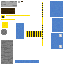
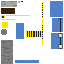
Two versions of the same layered image (64 × 64). Layer-by-layer changes:
added layer "Calque" above "Arrière-plan" over [55, 18, 63, 49]
